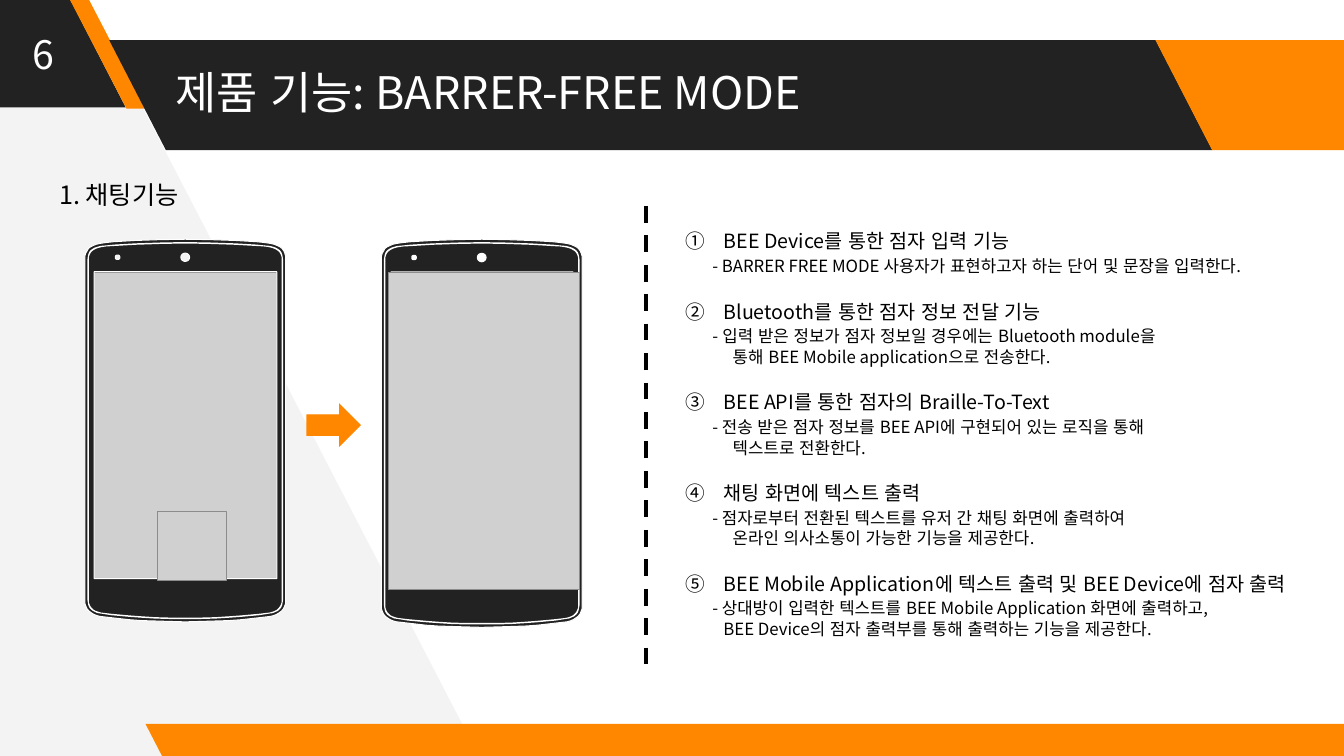
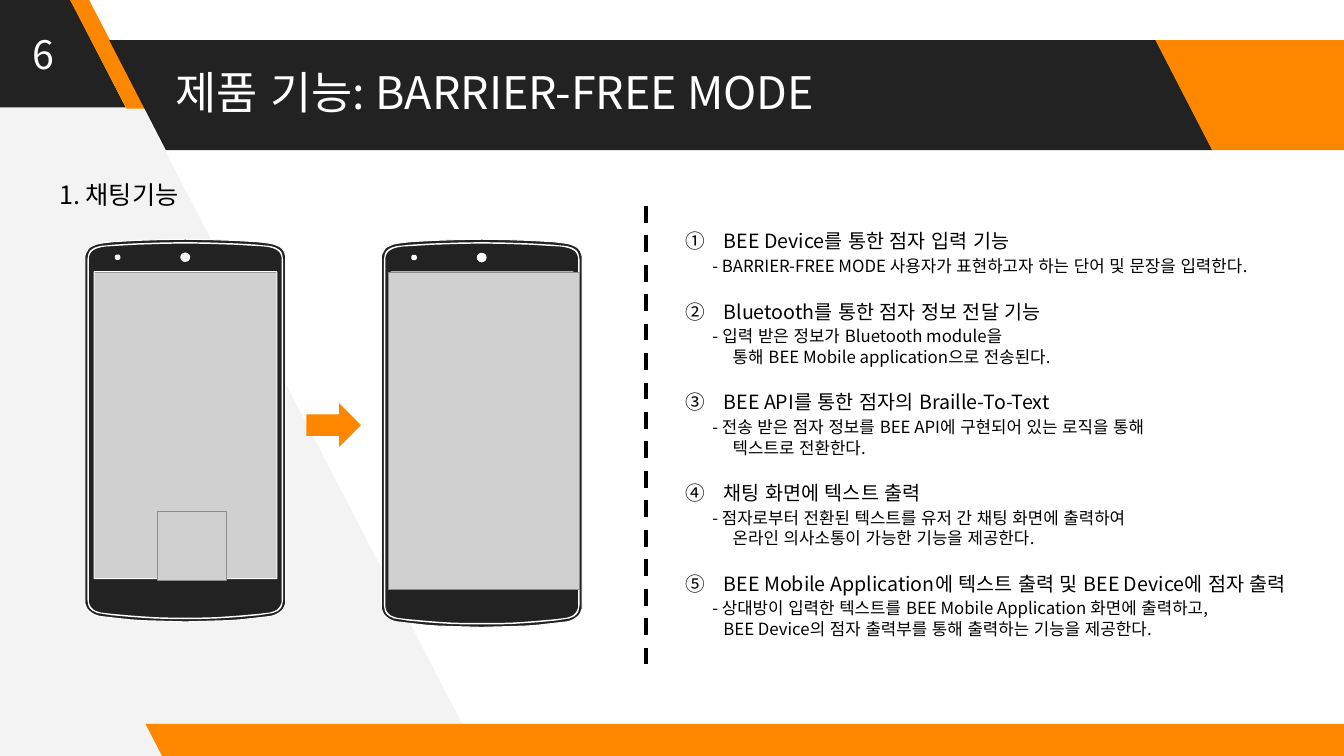
Before and after one commit to Huffon/2019_Capstone_bee, a slide deck: slide 6 of docs/8_Final Presentation Panel.pptx. Drawn at 1344x756 pixels with LibreOffice and Linux fonts; fonts in the diff are those of the drawing; grey boxes stand for pictures. Boxes give left, top, right and bottom in pixels: in the first picture for what was removed or moved away, otherwise in the second. Text is boxed around its words. In the diff, an @@ line names an element or a change of style, - is before the commit and + after.

```diff
--- a/docs/8_Final Presentation Panel.pptx
+++ b/docs/8_Final Presentation Panel.pptx
@@ title at <box>175,72,814,113</box>: text changed @@
-제품 기능: BARRER-FREE MODE
+제품 기능: BARRIER-FREE MODE
@@ text at <box>722,258,1248,274</box>: text changed @@
-- BARRER FREE MODE 사용자가 표현하고자 하는 단어 및 문장을 입력한다.
+- BARRIER-FREE MODE 사용자가 표현하고자 하는 단어 및 문장을 입력한다.
@@ text at <box>722,328,1051,367</box>: text changed @@
-- 입력 받은 정보가 점자 정보일 경우에는 Bluetooth module을
-통해 BEE Mobile application으로 전송한다.
+- 입력 받은 정보가 Bluetooth module을
+통해 BEE Mobile application으로 전송된다.
```
Also in this commit, not shown: 4 other slides changed.
